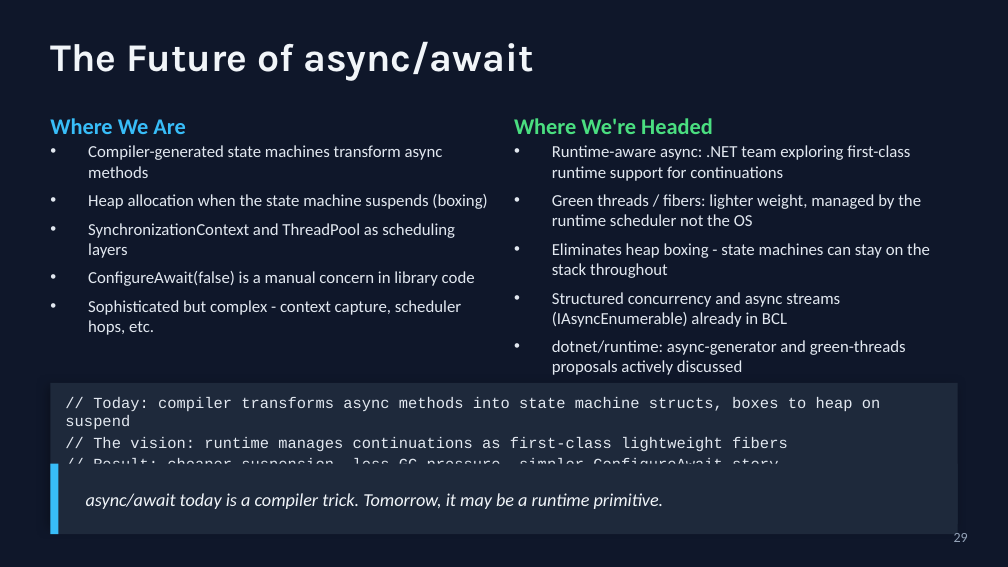
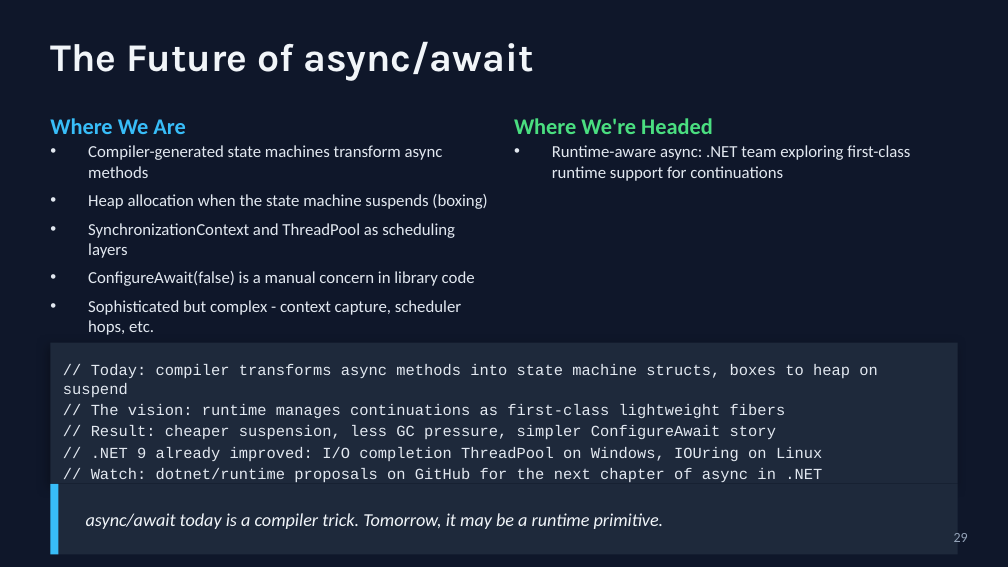
Before and after one commit to RaresNegrut/AsyncAwaitPresentation, a slide deck: slide 29 of presentation-r4.pptx. Drawn at 1008x567 pixels with LibreOffice and Linux fonts; fonts in the diff are those of the drawing. Boxes give left, top, right and bottom in pixels: in the first picture for what was removed or moved away, otherwise in the second. Text is boxed around its words. In the diff, an @@ line names an element or a change of style, - is before the commit and + after.

```diff
--- a/presentation-r4.pptx
+++ b/presentation-r4.pptx
@@ text at (x1=552, y1=194, x2=930, y2=375): paragraphs removed @@
-• Green threads / fibers: lighter weight, managed by the runtime scheduler not the OS
-• Eliminates heap boxing - state machines can stay on the stack throughout
-• Structured concurrency and async streams (IAsyncEnumerable) already in BCL
-• dotnet/runtime: async-generator and green-threads proposals actively discussed
@@ rectangle moved from (x1=50, y1=383, x2=958, y2=524) to (x1=50, y1=343, x2=958, y2=484) @@
@@ text "// Today: compiler transforms async ..." rewrapped from (x1=65, y1=397, x2=881, y2=509) to (x1=63, y1=364, x2=878, y2=482) @@
@@ 2 rectangles, 1 text moved together from (x1=50, y1=464, x2=958, y2=534) to (x1=50, y1=484, x2=958, y2=554) @@
```
Also in this commit, not shown: 8 other slides changed.
